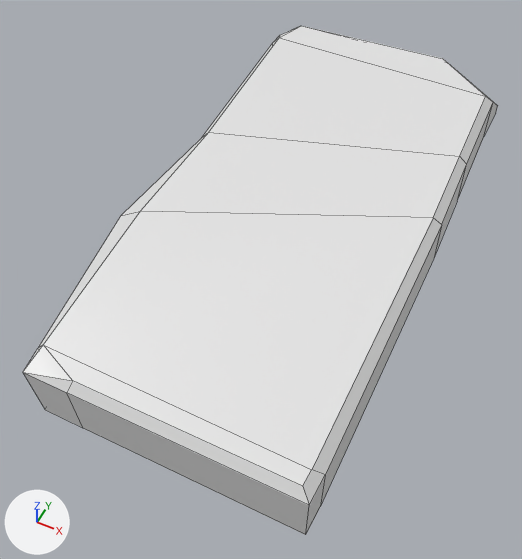
Two versions of the Blender file _Art/Environment/groundstone5.blend, one commit apart.
Both versions are drawn from a 50 mm lens placed at (1.13, -2.6, 2.52), pointed at (0.01, -0.37, -0.27). Lighting does not change. The marker at lower left points along +X, +Y and +Z. Mesh edges are drawn as thin lines.
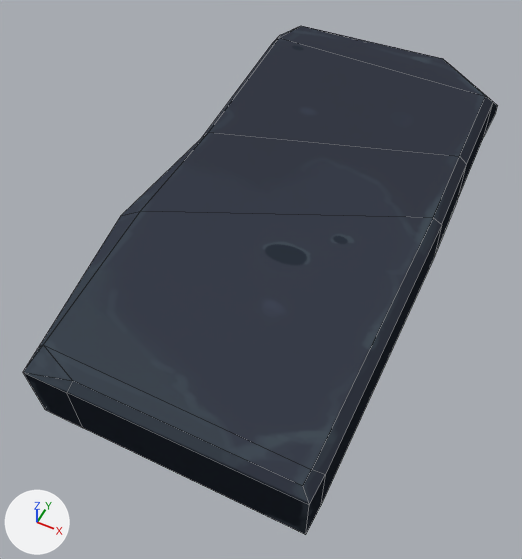
What differs and where, as boxes (x1, y1, x2, y2) in the pictures (522 x 559 px):
'Cube', surface changed (white to blue): (23, 26, 498, 535) in both

The change in detail:
Picture 'groundstone5.png' (img_groundstone5_png) is new.
In material 'Material.001' (mat_material_001), base_color is no longer (0.8, 0.8, 0.8), white #e7e7e7.
In material 'Material.001' (mat_material_001), texture is now set to img_groundstone5_png, with its transparency.
In material 'Material.001' (mat_material_001), roughness goes from 0.4 to 1.0.
In material 'Material.001' (mat_material_001), specular_ior_level is now set to 0.0.
